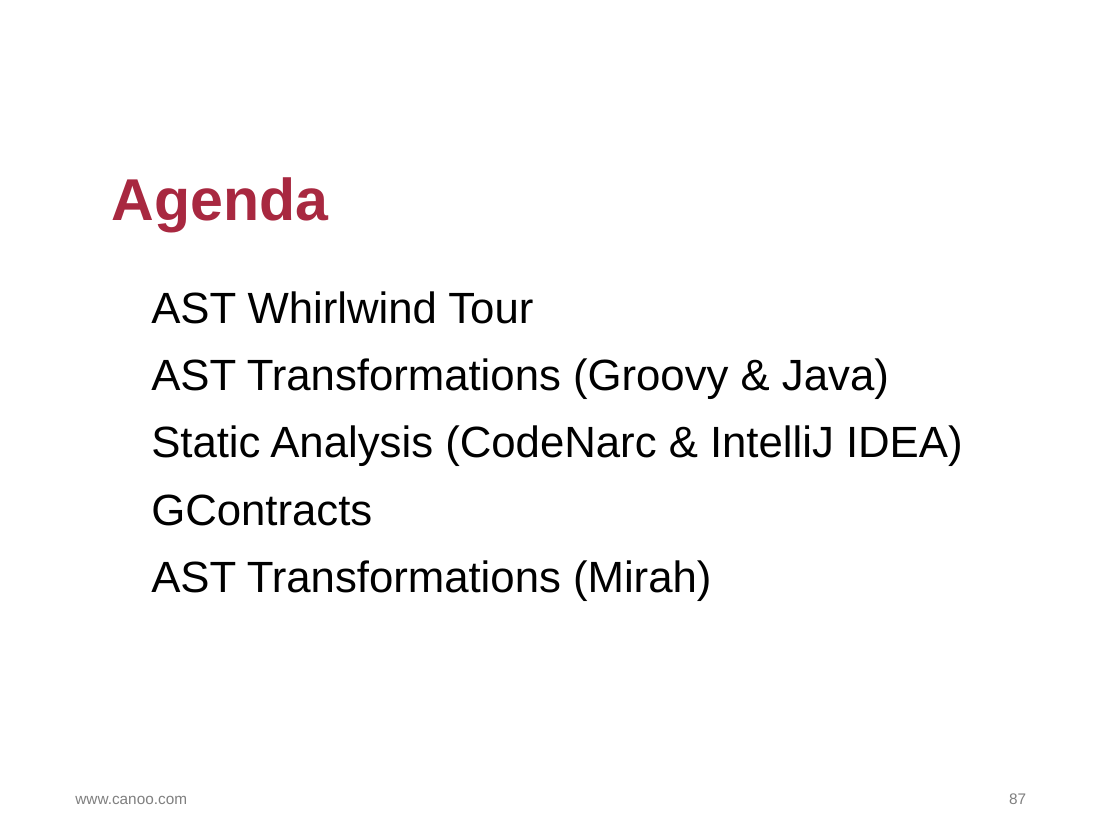
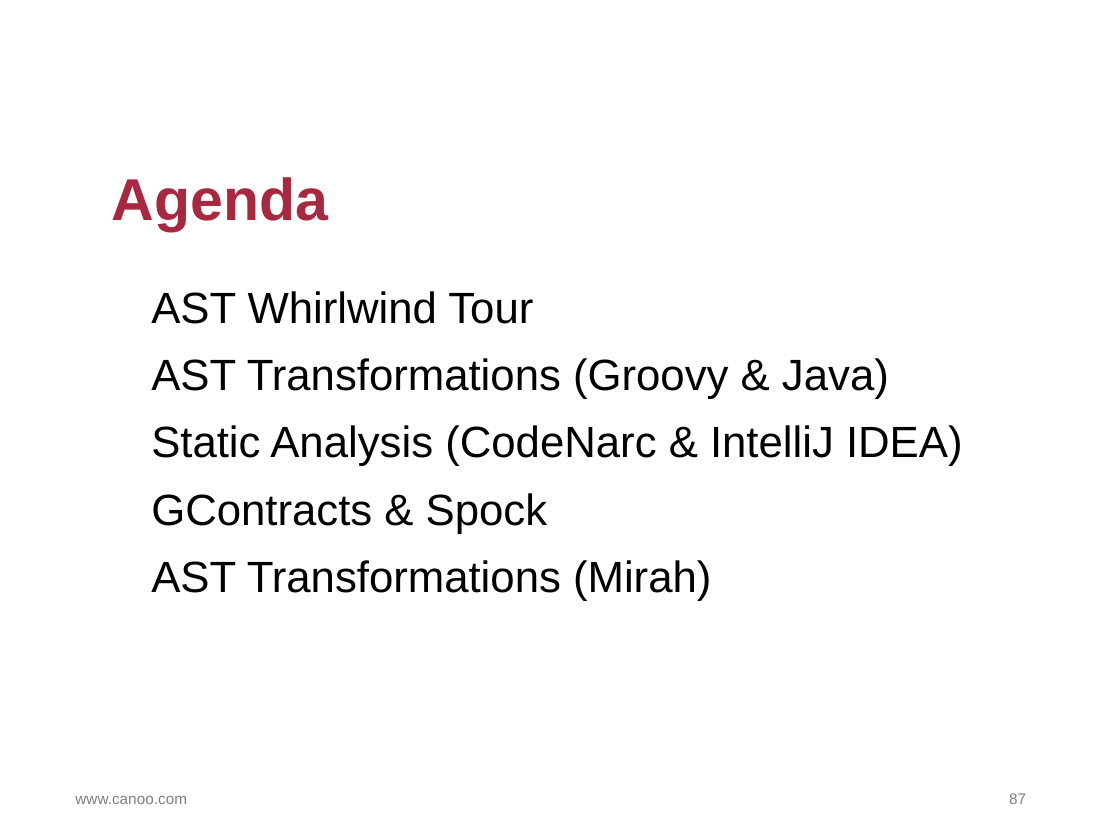
Before and after one commit to HamletDRC/presentations, a slide deck: slide 87 of asttransformations/GroovyAstTransformations_Greach.odp. Drawn at 1120x840 pixels with LibreOffice and Linux fonts; fonts in the diff are those of the drawing; background and template pictures are left out. Boxes give left, top, right and bottom in pixels: in the first picture for what was removed or moved away, otherwise in the second. Text is boxed around its words. In the diff, an @@ line names an element or a change of style, - is before the commit and + after.

```diff
--- a/asttransformations/GroovyAstTransformations_Greach.odp
+++ b/asttransformations/GroovyAstTransformations_Greach.odp
@@ text at (151, 493, 548, 534): text changed @@
-GContracts
+GContracts & Spock
```
Also in this commit, not shown: 5 other slides changed, 3 other files.
